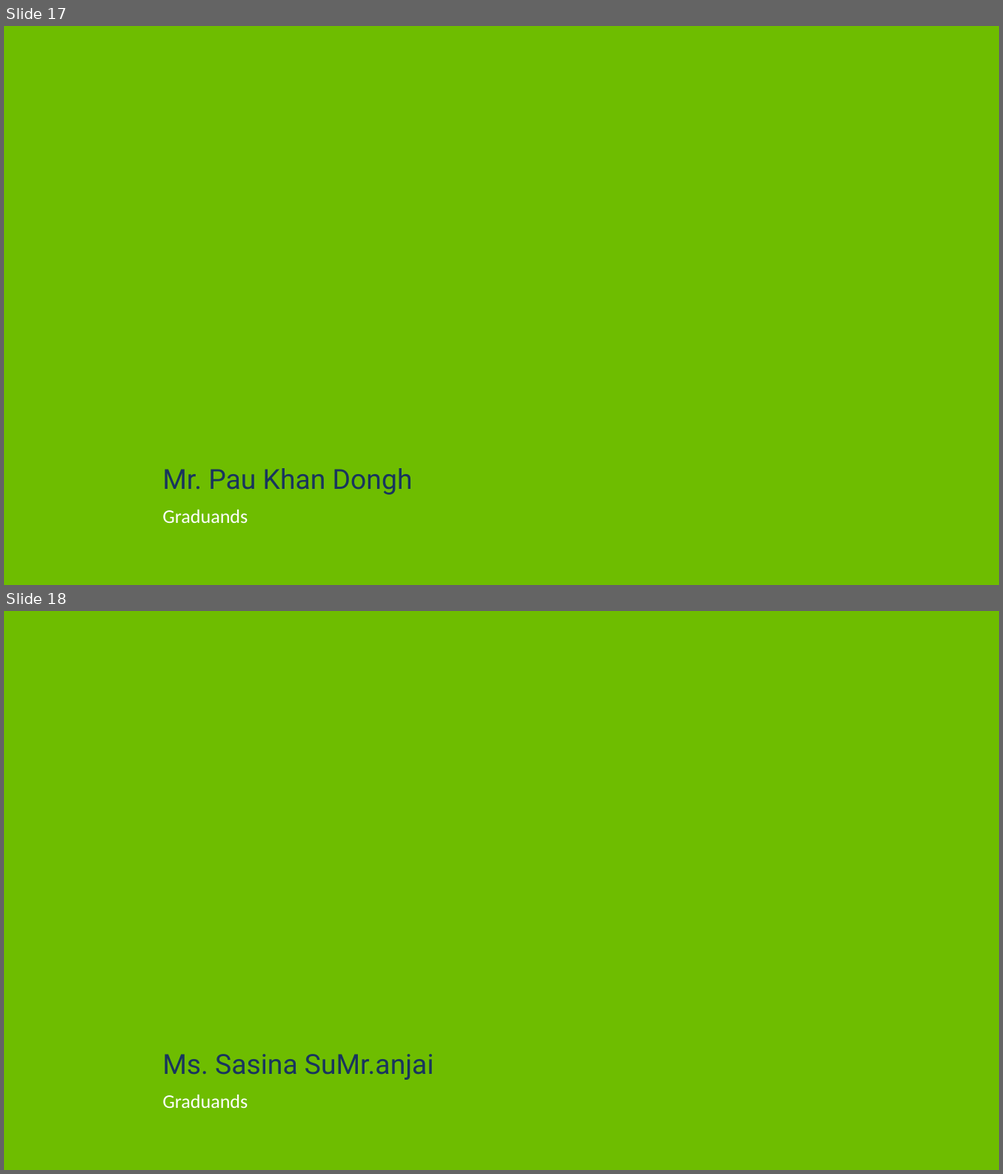
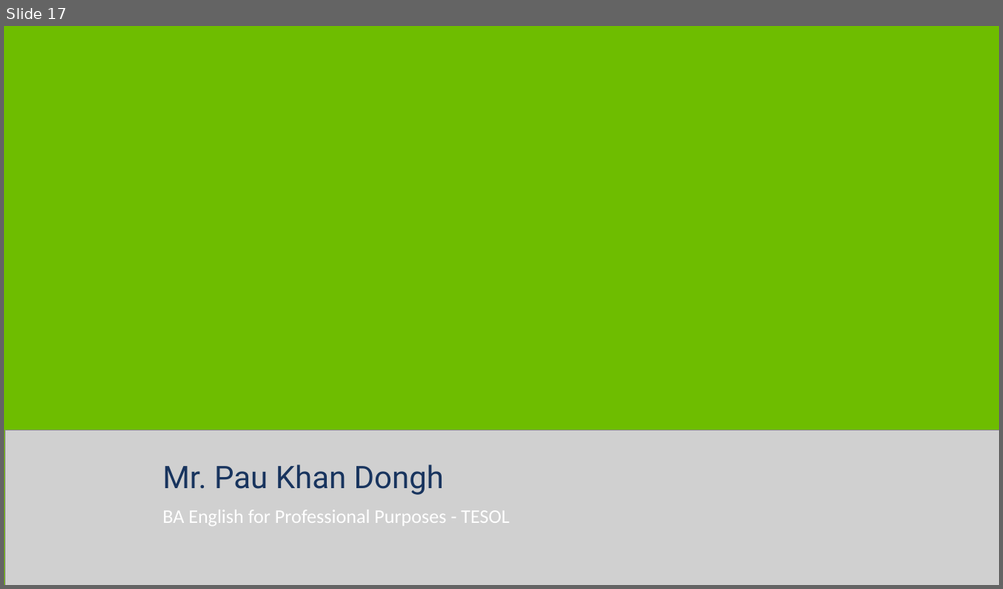
Before and after one commit to p-e-koko/excel_to_lowerthird, a slide deck: lowerthirds.pptx. Shown one above the other, each under a label of ours: slides 17 and 18 before the commit, slide 17 after it. The pictures are 1003x1174 and 1003x589 pixels, drawn with LibreOffice and Linux fonts; fonts in the diff are those of the drawing; grey boxes stand for pictures; background and template pictures are left out. Boxes give left, top, right and bottom in pixels: in the first picture for what was removed or moved away, otherwise in the second. Text is boxed around its words. In the diff, an @@ line names an element or a change of style, - is before the commit and + after.

```diff
--- a/lowerthirds.pptx
+++ b/lowerthirds.pptx
@@ slide 18 removed at (x1=4, y1=611, x2=999, y2=1170), background picture (left out) @@
@@ rectangle removed at (x1=4, y1=611, x2=999, y2=1170) @@
@@ text removed at (x1=162, y1=1054, x2=434, y2=1080) @@
-Ms. Sasina SuMr.anjai
@@ text removed at (x1=162, y1=1095, x2=247, y2=1108) @@
-Graduands
@@ slide 17 changed as well @@
@@ picture added at (x1=5, y1=430, x2=999, y2=585) @@
@@ text "Mr. Pau Khan Dongh" at (x1=162, y1=465, x2=444, y2=495): size 40 to 45 pt @@
@@ text at (x1=162, y1=510, x2=509, y2=526): text changed @@
-Graduands
+BA English for Professional Purposes - TESOL
```
Also in this commit, not shown: 202 other slides changed, 2 slides added, 1 other slide removed, 3 other files.
